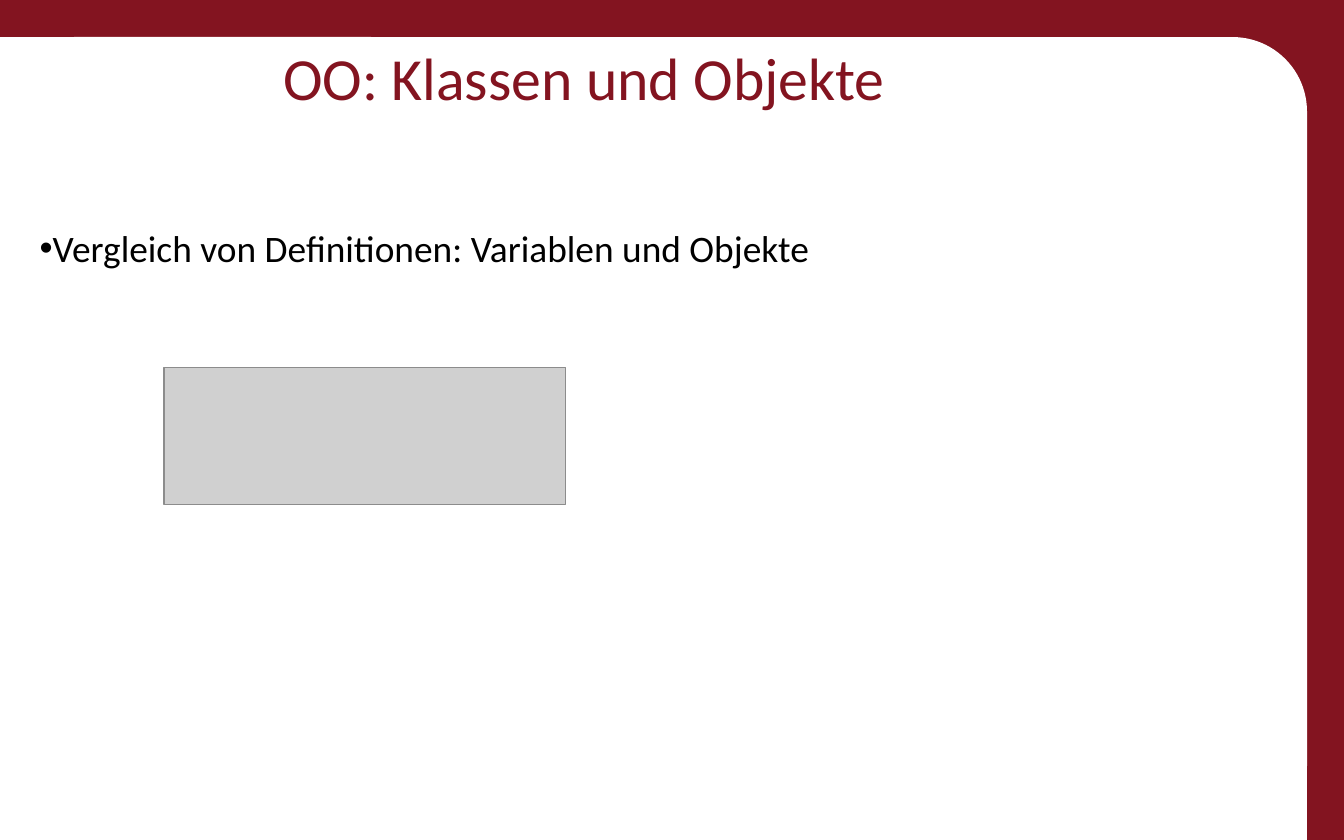
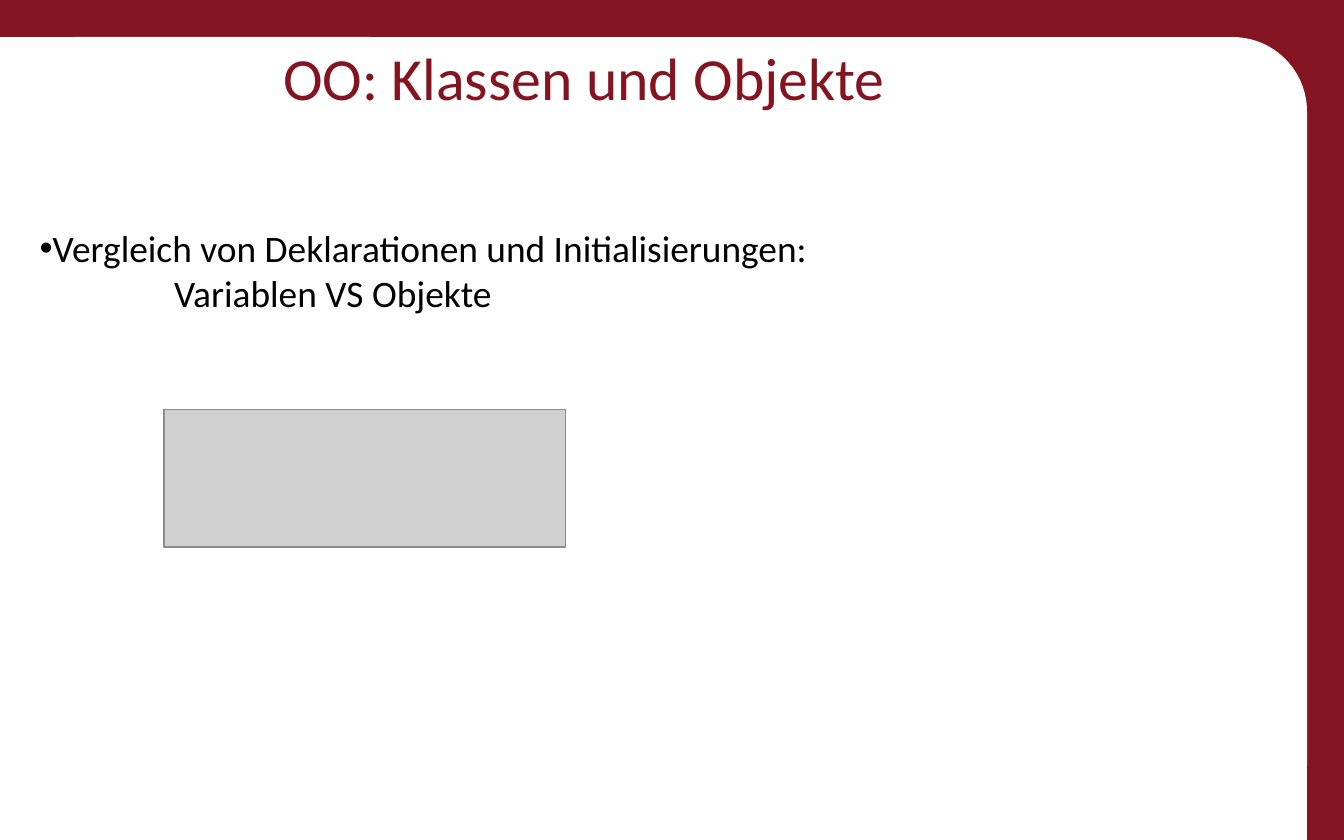
Before and after one commit to Roboscope/java-with-nao, a slide deck: slide 33 of Präsentationen/Anfänger - Java mit NAO.pptx. Drawn at 1344x840 pixels with LibreOffice and Linux fonts; fonts in the diff are those of the drawing; grey boxes stand for pictures; background and template pictures are left out. Boxes give left, top, right and bottom in pixels: in the first picture for what was removed or moved away, otherwise in the second. Text is boxed around its words. In the diff, an @@ line names an element or a change of style, - is before the commit and + after.

```diff
--- a/Präsentationen/Anfänger - Java mit NAO.pptx
+++ b/Präsentationen/Anfänger - Java mit NAO.pptx
@@ text at <box>53,236,807,314</box>: text changed @@
-• Vergleich von Definitionen: Variablen und Objekte
+• Vergleich von Deklarationen und Initialisierungen:
+  Variablen VS Objekte
@@ picture: place and size @@
-picture at <box>164,367,566,504</box>
+picture at <box>164,410,566,547</box>
```
Also in this commit, not shown: 9 other slides changed, 1 slide added, 7 other files.
